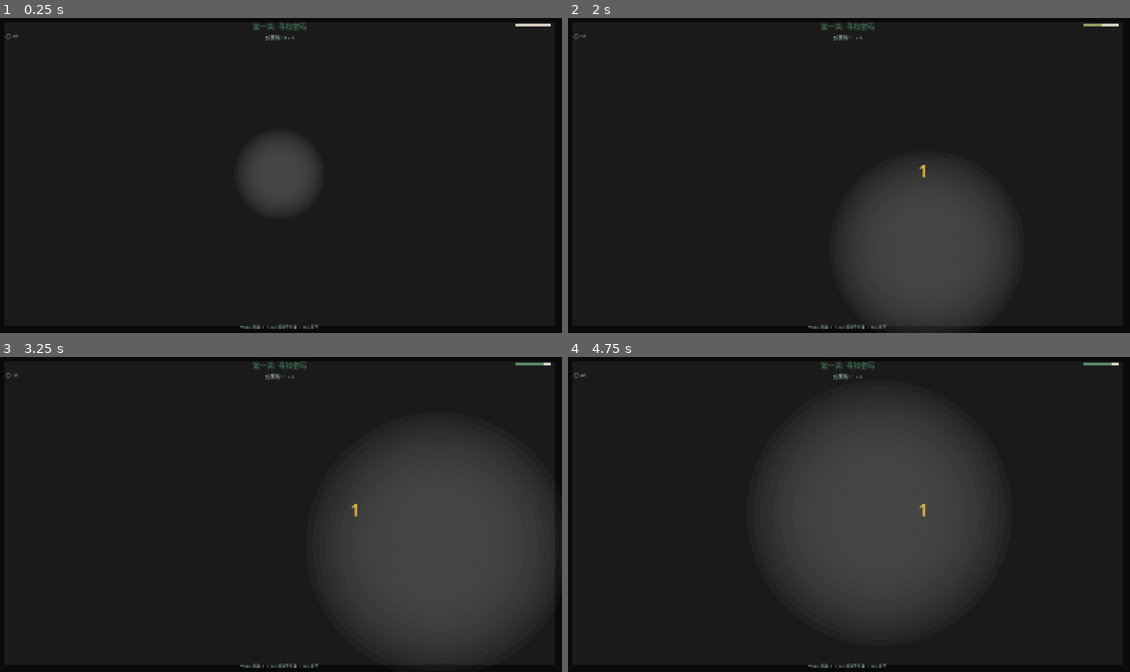
Above: before the commit, frames 1-4 (two rows, left to right).
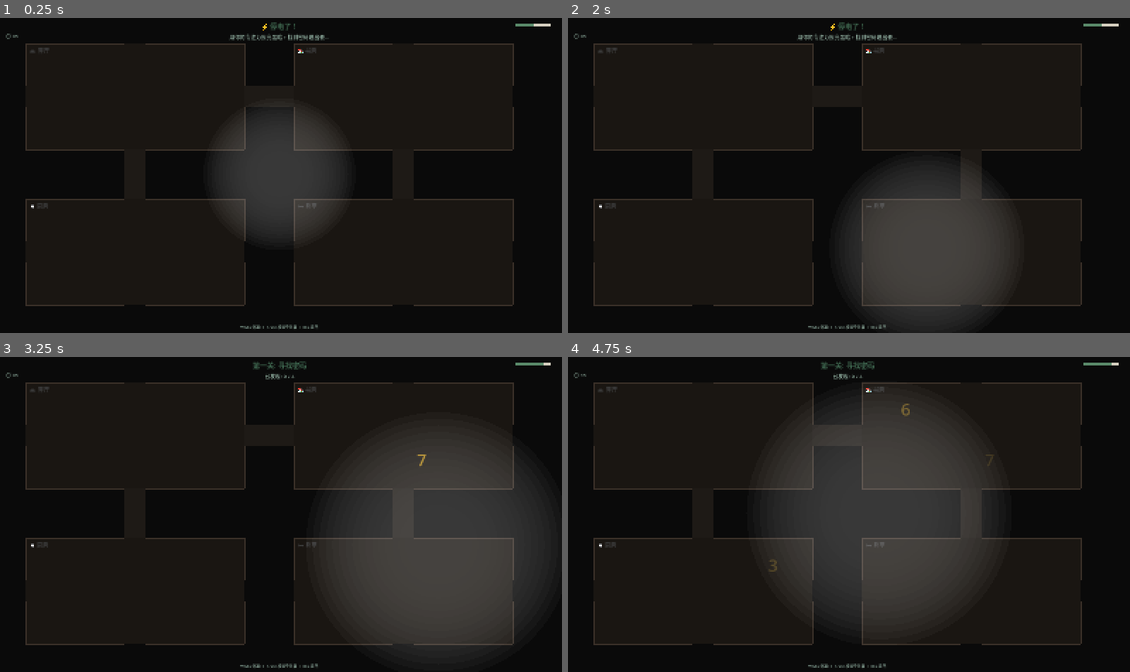
Above: after the commit, the same moments.

Repository: sssd903-tju/MetaBCI_Game
Game: Godot game, scene res://scenes/focus_detection/escape_game.tscn
The game is run twice, just before and just after one commit, with the same random seed, the same clock (stepped at 60 frames per second) and the same inputs. This scene is started directly instead of the project's main scene.
Inputs:
- Up to frame 1 (0.25 s): no input
- Up to frame 2 (2 s): tap Enter (ui_accept) at 0.5, 0.77, 1.52 s; hold Right 0.53-1.28 s; tap 1 at 0.6 s; hold Down (ui_down) from 1.28 s (still down); tap 2 at 1.35 s
- Up to frame 3 (3.25 s): release Down (ui_down) at 2.03 s; hold Right 2.03-2.78 s; tap 3 at 2.1 s; hold Up (ui_up) from 2.78 s (still down); tap Y at 2.85 s; tap Enter (ui_accept) at 3.02 s
- Up to frame 4 (4.75 s): release Up (ui_up) at 3.53 s; hold N 3.53-4.28 s; hold Left from 3.53 s (still down); tap Enter (ui_accept) at 3.77, 4.52 s; tap Space at 4.35 s

The runs differ from the first frame. In frame 1, 3.4% of the frame differs, in the area x 4-95%, y 1-92%; in frame 2, 2.2%; in frame 3, 1.9%; in frame 4, 2.0%.

Commit message:
feat: 密室逃脱地图模式 + 情景引入
地图: 4室1厅俯视图 (客厅/书房/厨房/卧室)
  - 房间有墙壁+门洞+地板
  - 走廊连接各房间
  - 光圈从客厅出发

情景引入: '停电了! 用专注力照亮黑暗...'
  - 3秒黑屏 intro
  - 数字分散在书房(2)和厨房(2)
  - 密码键盘在客厅, 出口门在卧室

操作: WASD移动, 1/2/3调专注度, 找数字→键盘→门逃脱

Diff:
--- /dev/null
+++ b/scripts/paradigms/focus_detection/entities/room_map.gd
@@ -0,0 +1,138 @@
+extends Node2D
+class_name RoomMap
+## RoomMap — 4室1厅俯视图: 客厅/书房/厨房/卧室 + 走廊
+
+var rooms: Array[Dictionary] = []
+
+
+func _ready() -> void:
+	_build_map()
+
+
+func _build_map() -> void:
+	var ox := 80.0
+	var oy := 80.0
+	var rw := 620.0
+	var rh := 300.0
+	var cw := 140.0   # 走廊宽
+	var door_w := 60.0
+
+	var specs := [
+		{"name": "客厅", "icon": "🛋", "x": ox, "y": oy},
+		{"name": "书房", "icon": "📚", "x": ox + rw + cw, "y": oy},
+		{"name": "厨房", "icon": "🍳", "x": ox, "y": oy + rh + cw},
+		{"name": "卧室", "icon": "🛏", "x": ox + rw + cw, "y": oy + rh + cw},
+	]
+
+	for s in specs:
+		_add_room(s.name, s.icon, Rect2(s.x, s.y, rw, rh), door_w)
+		rooms.append({"name": s.name, "rect": Rect2(s.x + 10, s.y + 10, rw - 20, rh - 20)})
+
+	# 走廊地板
+	var hall_h := ColorRect.new()
+	hall_h.color = Color("1E1A16")
+	hall_h.position = Vector2(ox + rw, oy + rh/2 - 30)
+	hall_h.size = Vector2(cw, 60)
+	add_child(hall_h)
+
+	var hall_v := ColorRect.new()
+	hall_v.color = Color("1E1A16")
+	hall_v.position = Vector2(ox + rw/2 - 30, oy + rh)
+	hall_v.size = Vector2(60, cw)
+	add_child(hall_v)
+
+	var hall_v2 := ColorRect.new()
+	hall_v2.color = Color("1E1A16")
+	hall_v2.position = Vector2(ox + rw + cw + rw/2 - 30, oy + rh)
+	hall_v2.size = Vector2(60, cw)
+	add_child(hall_v2)
+
+
+func _add_room(name: String, icon: String, rect: Rect2, door_w: float) -> void:
+	# 地板
+	var floor := ColorRect.new()
+	floor.color = Color("1A1612")
+	floor.position = rect.position
+	floor.size = rect.size
+	add_child(floor)
+
+	# 墙壁 (4条边, 门洞处断开)
+	var wall_thick := 4.0
+	var wall_color := Color("3A3028")
+
+	# 上墙: 中部门洞
+	_add_wall(Vector2(rect.position.x, rect.position.y),
+		Vector2(rect.size.x, wall_thick), wall_color,
+		rect.position.x + rect.size.x/2 - door_w/2, door_w, true)
+
+	# 下墙: 中部门洞 (所有房间下方都有走廊连接)
+	_add_wall(Vector2(rect.position.x, rect.position.y + rect.size.y),
+		Vector2(rect.size.x, wall_thick), wall_color,
+		rect.position.x + rect.size.x/2 - door_w/2, door_w, true)
+
+	# 左墙: 中部门洞 (仅右侧两个房间)
+	_add_wall(Vector2(rect.position.x, rect.position.y),
+		Vector2(wall_thick, rect.size.y), wall_color,
+		rect.position.y + rect.size.y/2 - door_w/2, door_w, false)
+
+	# 右墙
+	_add_wall(Vector2(rect.position.x + rect.size.x, rect.position.y),
+		Vector2(wall_thick, rect.size.y), wall_color,
+		rect.position.y + rect.size.y/2 - door_w/2, door_w, false)
+
+	# 标签
+	var lbl := Label.new()
+	lbl.text = icon + " " + name
+	lbl.position = rect.position + Vector2(12, 8)
+	lbl.add_theme_font_size_override("font_size", 16)
+	lbl.add_theme_color_override("font_color", Color("3A3A3A"))
+	add_child(lbl)
+
+
+func _add_wall(pos: Vector2, sz: Vector2, color: Color, gap_start: float, gap_w: float, horizontal: bool) -> void:
+	if horizontal:
+		# 左段
+		if gap_start > pos.x:
+			var left := ColorRect.new()
+			left.color = color
+			left.position = pos
+			left.size = Vector2(gap_start - pos.x, sz.y)
+			add_child(left)
+		# 右段
+		var gap_end := gap_start + gap_w
+		var right_start := gap_end
+		if right_start < pos.x + sz.x:
+			var right := ColorRect.new()
+			right.color = color
+			right.position = Vector2(right_start, pos.y)
+			right.size = Vector2(pos.x + sz.x - right_start, sz.y)
+			add_child(right)
+	else:
+		if gap_start > pos.y:
+			var top := ColorRect.new()
+			top.color = color
+			top.position = pos
+			top.size = Vector2(sz.x, gap_start - pos.y)
+			add_child(top)
+		var gap_end := gap_start + gap_w
+		if gap_end < pos.y + sz.y:
+			var bottom := ColorRect.new()
+			bottom.color = color
+			bottom.position = Vector2(pos.x, gap_end)
+			bottom.size = Vector2(sz.x, pos.y + sz.y - gap_end)
+			add_child(bottom)
+
+
+func get_room_center(room_idx: int) -> Vector2:
+	if room_idx < 0 or room_idx >= rooms.size():
+		return Vector2.ZERO
+	var r: Rect2 = rooms[room_idx].rect
+	return r.position + r.size / 2.0
+
+
+func get_random_pos_in_room(room_idx: int, margin: float = 60.0) -> Vector2:
+	var r: Rect2 = rooms[room_idx].rect
+	return Vector2(
+		randf_range(r.position.x + margin, r.end.x - margin),
+		randf_range(r.position.y + margin, r.end.y - margin)
+	)
--- a/scripts/paradigms/focus_detection/escape_paradigm.gd
+++ b/scripts/paradigms/focus_detection/escape_paradigm.gd
@@ -1,13 +1,15 @@
 extends BaseParadigm
-## EscapeParadigm — 专注之光密室逃脱 (3层关卡)
+## EscapeParadigm — 密室逃脱: 4室1厅地图 + 情景引入
 
 var _spotlight: Spotlight
 var _digits: Array[HiddenDigit] = []
 var _keypad: EscapeKeypad
 var _door: ExitDoor
+var _map: RoomMap
 var _mode: EscapeMode
 var _hud: EscapeHUD
 var _keyboard_focus: bool = false
+var _intro_done: bool = false
 
 
 func _ready() -> void:
@@ -19,6 +21,7 @@
 	_setup_room()
 	_setup_game()
 	_mode.start_new(4)
+	_show_intro()
 
 
 func _on_paradigm_end() -> void:
@@ -29,7 +32,19 @@
 	_spotlight.focus_ratio = data.get("ratio", 1.5)
 
 
-# --- 场景构建 ---
+# --- 情景引入 ---
+
+func _show_intro() -> void:
+	_hud.layer_label.text = "⚡ 停电了！"
+	_hud.info_label.text = "用你的专注力照亮黑暗，找到密码逃出去..."
+	get_tree().create_timer(3.0).timeout.connect(func():
+		_intro_done = true
+		_hud.update_layer(0)
+		_hud.update_info("已发现: 0 / 4")
+	)
+
+
+# --- 场景 ---
 
 func _setup_room() -> void:
 	var bg := ColorRect.new()
@@ -40,53 +55,46 @@
 	add_child(bg)
 	move_child(bg, 0)
 
-	# 房间轮廓
-	var wall := ColorRect.new()
-	wall.color = Color("1A1A1A")
-	wall.size = Vector2(GlobalConfig.GAME_WIDTH - 40, GlobalConfig.GAME_HEIGHT - 40)
-	wall.position = Vector2(20, 20)
-	add_child(wall)
-	for i in range(1, 5):
-		var line := ColorRect.new()
-		line.color = Color("1A1A1A")
-		line.size = Vector2(GlobalConfig.GAME_WIDTH - 40, 1)
-		line.position = Vector2(20, i * GlobalConfig.GAME_HEIGHT / 5.0)
-		add_child(line)
-
 
 func _setup_game() -> void:
-	# 光圈
+	# 地图
+	_map = RoomMap.new()
+	_map.name = "RoomMap"
+	add_child(_map)
+
+	# 光圈 — 从客厅开始
 	_spotlight = Spotlight.new()
 	_spotlight.name = "Spotlight"
+	_spotlight.position = _map.get_room_center(0)
 	add_child(_spotlight)
 
-	# 4个隐藏数字
-	var rng := RandomNumberGenerator.new()
-	rng.seed = randi()
-	var margin := 100.0
-	for i in range(4):
+	# 隐藏数字分布: 书房2个, 厨房2个
+	var placements := [
+		{"room": 1, "idx": 0}, {"room": 1, "idx": 1},
+		{"room": 2, "idx": 2}, {"room": 2, "idx": 3},
+	]
+	for p in placements:
 		var d := HiddenDigit.new()
-		d.name = "Digit%d" % i
-		d.index = i
-		d.digit = rng.randi_range(1, 9)
-		d.position = Vector2(
-			rng.randf_range(margin, GlobalConfig.GAME_WIDTH - margin),
-			rng.randf_range(150, GlobalConfig.GAME_HEIGHT - margin)
-		)
+		d.name = "Digit%d" % p.idx
+		d.index = p.idx
+		d.digit = randi_range(1, 9)
+		d.position = _map.get_random_pos_in_room(p.room)
 		d.set_spotlight(_spotlight)
 		add_child(d)
 		_digits.append(d)
 
-	# 密码键盘 (先隐藏)
+	# 密码键盘 — 客厅左侧
 	_keypad = EscapeKeypad.new()
 	_keypad.name = "Keypad"
 	_keypad.set_spotlight(_spotlight)
+	_keypad.position = Vector2(100, 150)
 	add_child(_keypad)
 
-	# 出口门 (先隐藏)
+	# 出口门 — 卧室
 	_door = ExitDoor.new()
 	_door.name = "ExitDoor"
 	_door.door_escaped.connect(_on_escaped)
+	_door.position = _map.get_room_center(3) - Vector2(100, 150)
 	add_child(_door)
 
 	_mode = EscapeMode.new()
@@ -96,29 +104,27 @@
 	_hud.set_anchors_and_offsets_preset(Control.PRESET_FULL_RECT)
 	add_child(_hud)
 
-	_hud.update_layer(0)
-	_hud.update_info("已发现: 0 / 4")
-
 
 # --- 数字被发现 ---
 
 func on_digit_found(_index: int) -> void:
+	if not _intro_done:
+		return
 	var all_found := _mode.digit_found()
 	_hud.update_info("已发现: %d / 4" % _mode.found_digits)
 
 	if all_found:
 		AudioManager.play_hit(8)
 		_hud.update_layer(1)
-		_hud.update_info("记住密码, 输入到键盘")
+		_hud.update_info("密码: 看看你找到的数字, 去客厅开锁!")
 		_keypad.show_for_code(_mode.get_code())
 
 
 # --- 键盘解锁 ---
 
 func on_keypad_unlocked() -> void:
-	_mode.current_layer = EscapeMode.Layer.ESCAPE
 	_hud.update_layer(2)
-	_hud.update_info("找到出口门, 光照锁孔按 Enter!")
+	_hud.update_info("去卧室! 光照门锁按 Enter 逃脱!")
 	_door.activate(_spotlight)
 
 
@@ -137,6 +143,8 @@
 # --- 主循环 ---
 
 func _process(delta: float) -> void:
+	if not _intro_done:
+		return
 	if _mode.current_layer == EscapeMode.Layer.DONE:
 		return
 
@@ -179,5 +187,6 @@
 			child.queue_free()
 	_digits.clear()
 	_keyboard_focus = false
+	_intro_done = false
 	await get_tree().process_frame
 	_on_paradigm_start()
